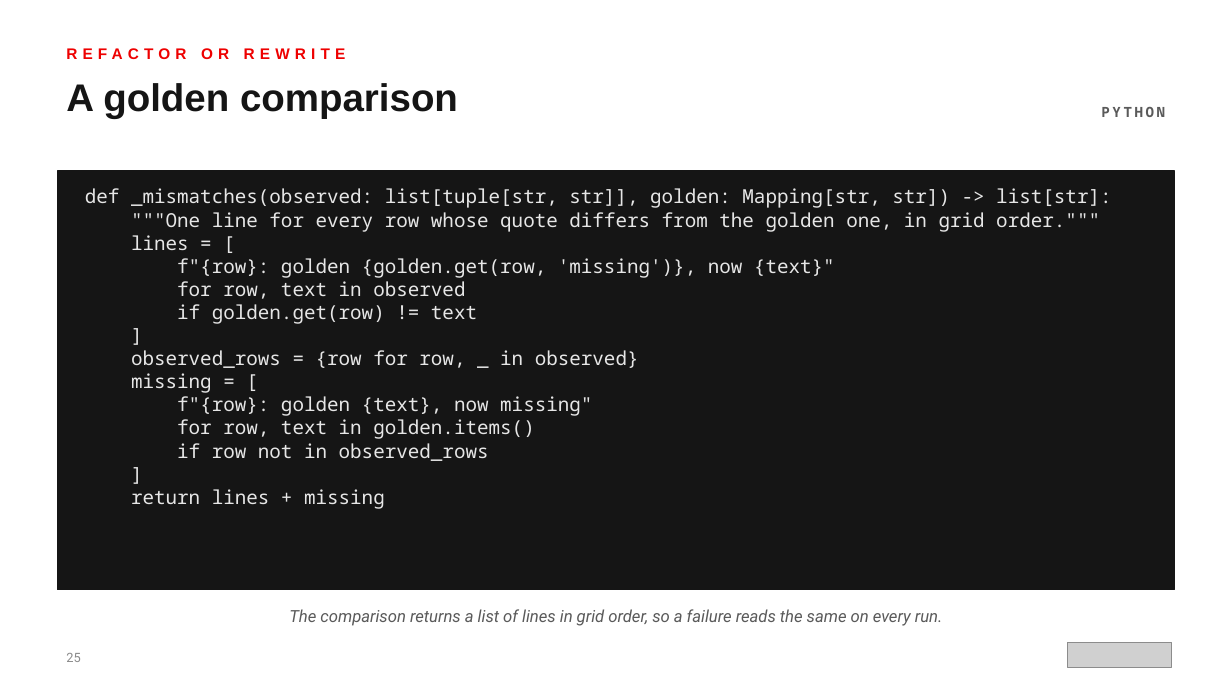
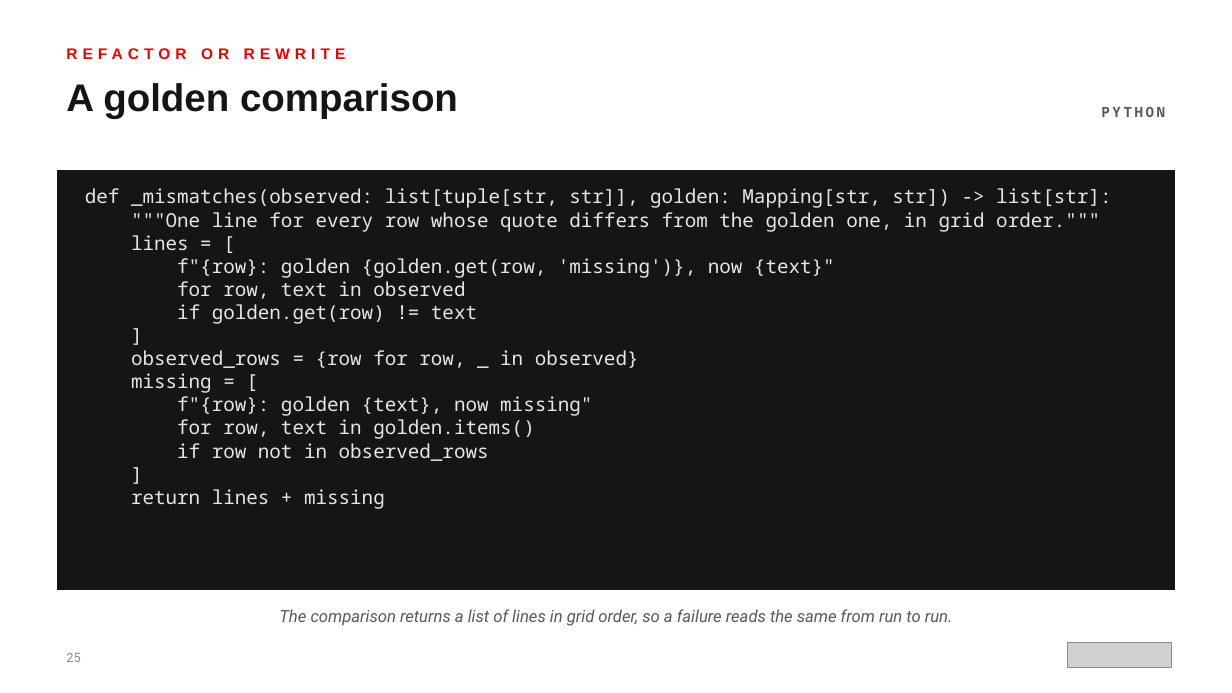
Before and after one commit to patterncatalyst/design-patterns-with-python, a slide deck: slide 25 of presentation/design-patterns-with-python-301-testing-legacy-and-ai.pptx. Drawn at 1232x693 pixels with LibreOffice and Linux fonts; fonts in the diff are those of the drawing; grey boxes stand for pictures. Boxes give left, top, right and bottom in pixels: in the first picture for what was removed or moved away, otherwise in the second. Text is boxed around its words. In the diff, an @@ line names an element or a change of style, - is before the commit and + after.

```diff
--- a/presentation/design-patterns-with-python-301-testing-legacy-and-ai.pptx
+++ b/presentation/design-patterns-with-python-301-testing-legacy-and-ai.pptx
@@ text at [279,609,953,626]: text changed @@
-The comparison returns a list of lines in grid order, so a failure reads the same on every run.
+The comparison returns a list of lines in grid order, so a failure reads the same from run to run.
```
Also in this commit, not shown: 5 other slides changed, 3 other files.
